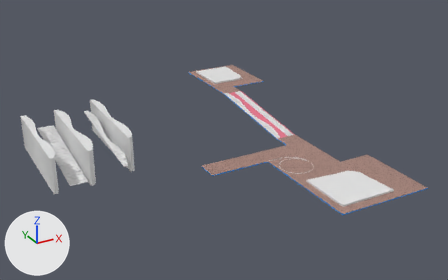
Two versions of the Blender file Utils/Modelos/PlataformaCompletaJoao.blend, one commit apart.
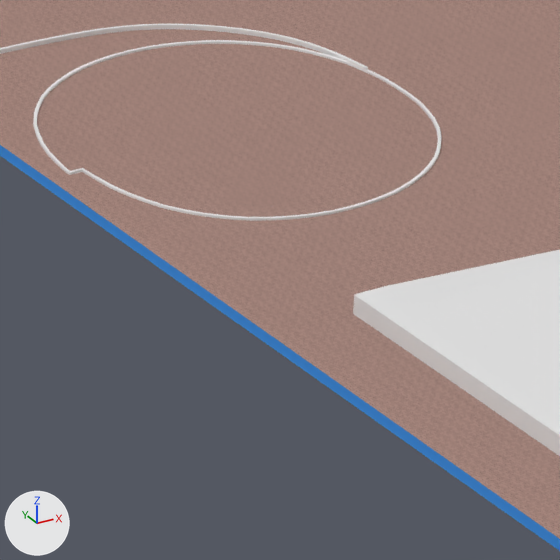
There are two pictures of each version: one whole from a 50 mm lens placed at (-211.1, -322.4, 125.8), pointed at (-63.4, -53.9, -8.4), one close up on the part from 62% to 72% of the width and 55% to 72% of the height. The lights are fixed; the arrows at lower left show +X, +Y and +Z.

In view in the first close-up: 'BaseBrinquedos.001', 'BaseQuiosqueInferior', 'Plane.001', 'Plane.002', 'PlataformaInferior', 'PlataformaInferior.001'.
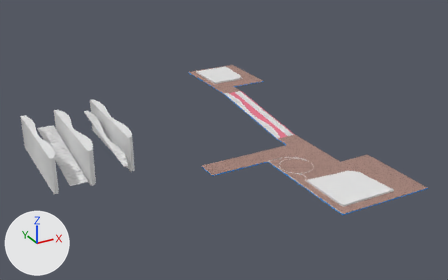
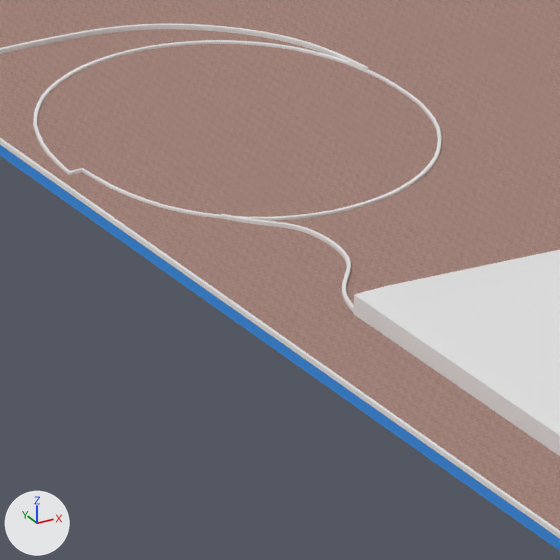
What changed in the scene script:
```text
Change me_plane_008:
    where me_plane_008.from_pydata(...)  # 1212 vertices, 907 faces; spans x -0.1..17.8, y -9.3..0.1, z 0.0..0.2
    used by ob_plane_001; parent = ob_nurbspath; location = (0.0, 0.0, -0.24)
    verts and faces of me_plane_008; kept vertices keep their numbers, new ones are numbered from 1212
    before: 0 (-0.1, -0.1, 0.0), 1 (0.1, -0.1, 0.0), 606 (-0.1, -0.1, 0.2), 607 (0.1, -0.1, 0.2)
    me_plane_008 part 1
    add delete_faces([(0, 1, 607, 606)])
    add for new, old in zip([*range(1212, 1216)], [0, 1, 606, 607]): verts[new] = verts[old] + (0.0, -59.9, 0.0)
    add faces += [(0, 1212, 1214, 606), (1212, 1213, 1215, 1214), (0, 1, 1213, 1212), (606, 1214, 1215, 607), (1, 607, 1215, 1213)]
Add me_plane_002:
    me_plane_002.from_pydata(...)  # 620 vertices, 463 faces; spans x -0.01..2.85, y -10.17..-0.26, z -0.11..0.05
Add cu_nurbspath:
    cu_nurbspath = bpy.data.curves.new('NurbsPath', 'CURVE')
    cu_nurbspath.dimensions = '3D'
    _sp = cu_nurbspath.splines.new('NURBS'); _sp.points.add(6)
    _sp.points.foreach_set('co', [-0.0000461, 0.0, 0.0, 1.0, 1.0, -1.376, 0.0, 1.0, 2.0, -2.189, 0.0, 1.0, 3.0, -2.647, 0.0, 1.0, 3.041, -7.233, 0.0, 1.0, 0.415, -7.67, 0.0, 1.0, 0.0814, -10.05, 0.0, 1.0])
    _sp.order_u = 5
    _sp.order_v = 0
    _sp.use_endpoint_u = True
    cu_nurbspath.use_path = True
    cu_nurbspath.use_path_clamp = True
    cu_nurbspath.bevel_resolution = 0
    cu_nurbspath.fill_mode = 'HALF'
Add ob_plane_003:
    ob_plane_003 = bpy.data.objects.new('Plane.003', me_plane_002)
    ob_plane_003.parent = ob_nurbspath_001
    ob_plane_003.matrix_parent_inverse = Matrix(((1.0, 0.0, 0.0, 0.0000461), (0.0, 1.0, 0.0, 0.0), (0.0, 0.0, 1.0, 0.0), (0.0, 0.0, 0.0, 1.0)))
    ob_plane_003.location = (0.00846, 0.0, 0.0)
Add ob_nurbspath_001:
    ob_nurbspath_001 = bpy.data.objects.new('NurbsPath.001', cu_nurbspath)
    ob_nurbspath_001.location = (-49.97, -100.7, -10.95)
```

Location of each change, [x1, y1, x2, y2] in pixels of the close-ups (560 x 560 px):
'Plane.001', reshaped
    before: [0, 24, 368, 70]
    after: [0, 24, 560, 538]
'Plane.003', added
    after: [221, 214, 354, 312]
part 1 of me_plane_008, built on
    after: [0, 138, 560, 538]
